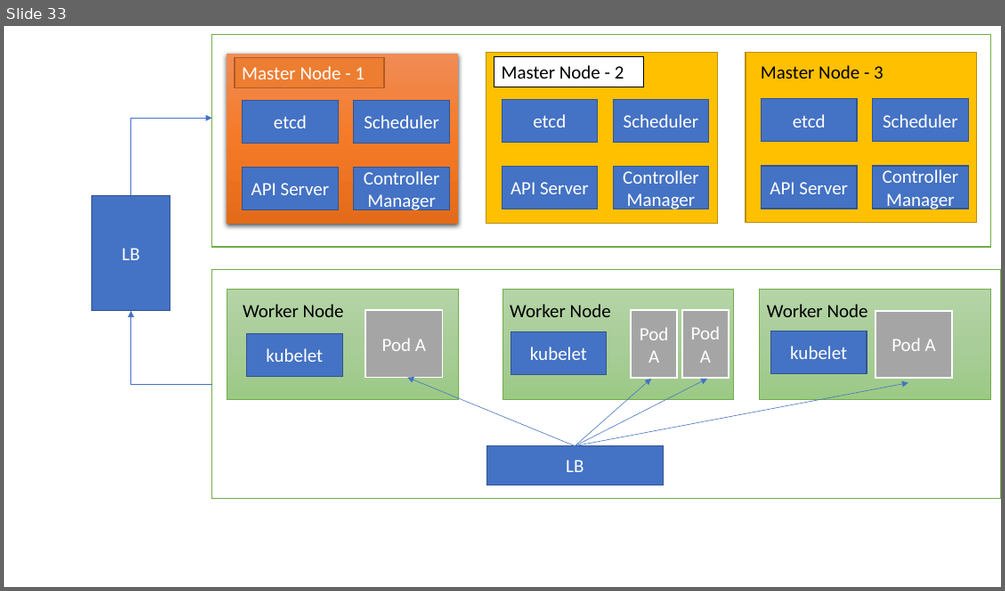
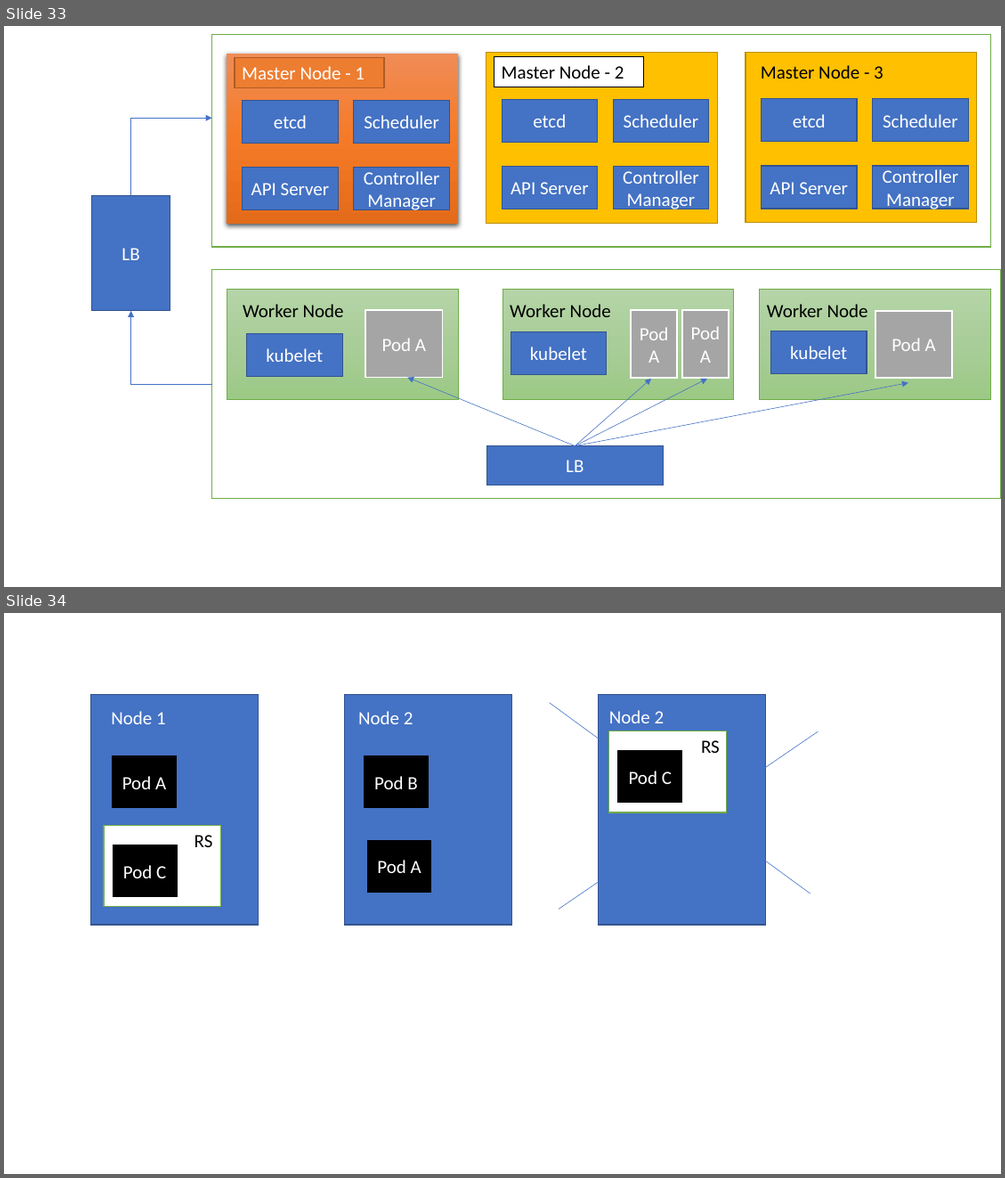
Before and after one commit to BhaveshBR/ckalab, a slide deck: WhiteBoard.pptx. Shown one above the other, each under a label of ours: slide 33 before the commit, slides 33 and 34 after it. The pictures are 1005x591 and 1005x1178 pixels, drawn with LibreOffice and Linux fonts; fonts in the diff are those of the drawing. Boxes give left, top, right and bottom in pixels: in the first picture for what was removed or moved away, otherwise in the second. Text is boxed around its words. In the diff, an @@ line names an element or a change of style, - is before the commit and + after.

```diff
--- a/WhiteBoard.pptx
+++ b/WhiteBoard.pptx
@@ slide 34 added at box(4, 613, 1001, 1174), background #FFFFFF @@
@@ rectangle added at box(90, 695, 259, 925), fill #4472C4, outline #325491 1 pt @@
@@ text added at box(111, 711, 166, 724), 18 pt, text #FFFFFF @@
+Node 1
@@ rectangle added at box(344, 695, 512, 925), fill #4472C4, outline #325491 1 pt @@
@@ text added at box(358, 711, 413, 724), 18 pt, text #FFFFFF @@
+Node 2
@@ line added from (550, 703) to (810, 893), #4472C4 0.5 pt @@
@@ rectangle added at box(599, 695, 766, 925), fill #4472C4, outline #325491 1 pt @@
@@ text added at box(609, 710, 664, 723), 18 pt, text #FFFFFF @@
+Node 2
@@ line added from (818, 732) to (558, 909), #4472C4 0.5 pt @@
@@ rectangle added at box(609, 731, 727, 812), fill #FFFFFF, outline #70AD47 1 pt @@
@@ text added at box(701, 740, 720, 753), 18 pt, text #000000 @@
+RS
@@ rectangle added at box(113, 755, 176, 807), fill #000000, outline #000000 1 pt, 18 pt, text #FFFFFF @@
+Pod A
@@ rectangle added at box(364, 755, 428, 807), fill #000000, outline #000000 1 pt, 18 pt, text #FFFFFF @@
+Pod B
@@ rectangle added at box(618, 751, 681, 803), fill #000000, outline #000000 1 pt, 18 pt, text #FFFFFF @@
+Pod C
@@ rectangle added at box(104, 826, 221, 907), fill #FFFFFF, outline #70AD47 1 pt @@
@@ rectangle added at box(113, 844, 177, 896), fill #000000, outline #000000 1 pt, 18 pt, text #FFFFFF @@
+Pod C
@@ text added at box(194, 835, 213, 847), 18 pt, text #000000 @@
+RS
@@ rectangle added at box(367, 840, 431, 892), fill #000000, outline #000000 1 pt, 18 pt, text #FFFFFF @@
+Pod A
```
Also in this commit, not shown: 4 other slides added, 36 other files.
